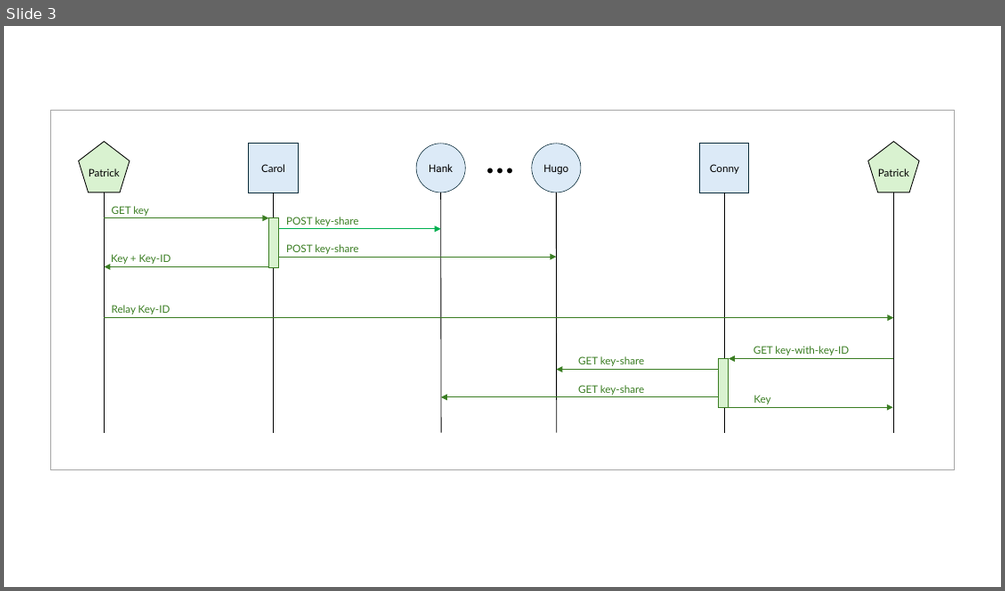
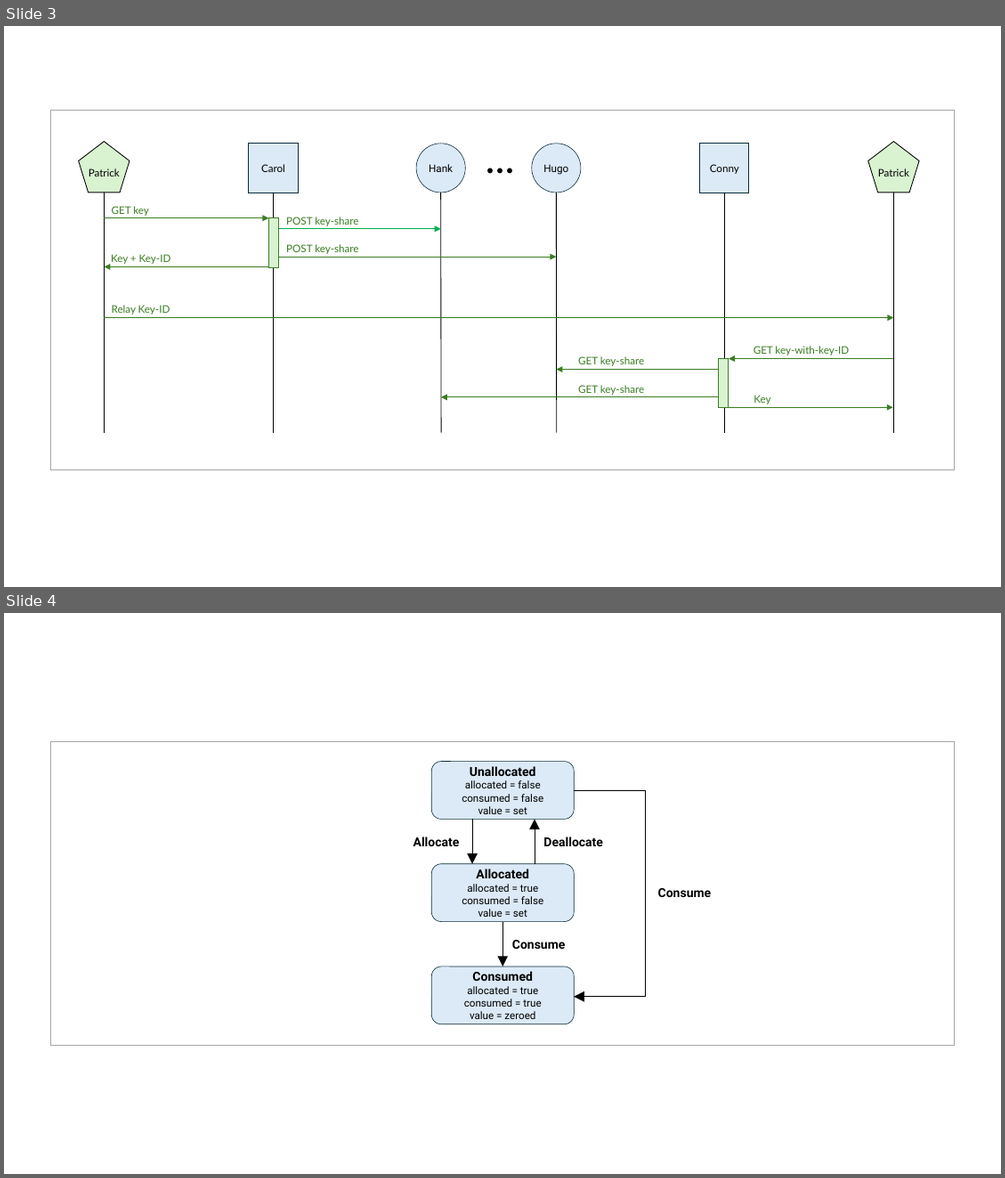
Before and after one commit to brunorijsman/dske-python, a slide deck: docs/figures/figures.pptx. Shown one above the other, each under a label of ours: slide 3 before the commit, slides 3 and 4 after it. The pictures are 1005x591 and 1005x1178 pixels, drawn with LibreOffice and Linux fonts; fonts in the diff are those of the drawing. Boxes give left, top, right and bottom in pixels: in the first picture for what was removed or moved away, otherwise in the second. Text is boxed around its words. In the diff, an @@ line names an element or a change of style, - is before the commit and + after.

```diff
--- a/docs/figures/figures.pptx
+++ b/docs/figures/figures.pptx
@@ slide 4 added at (4,613,1001,1174), background #FFFFFF @@
@@ rectangle added at (51,742,955,1046), outline #A6A6A6 0.75 pt @@
@@ rounded rectangle added at (432,761,574,819), fill #DCEAF7, outline #092A39 0.5 pt, 10 pt, text #000000 @@
+Unallocated
+allocated = false
+consumed = false
+value = set
@@ line added from (646, 790) to (574, 790), #000000 0.75 pt @@
@@ line added from (617, 790) to (574, 790), #000000 0.75 pt @@
@@ line added from (646, 790) to (646, 997), #000000 0.75 pt @@
@@ arrow added from (472, 819) to (472, 863), #000000 0.75 pt @@
@@ arrow added from (535, 863) to (535, 819), #000000 0.75 pt @@
@@ text added at (413,836,460,846), 12 pt, text #000000, bold @@
+Allocate
@@ text added at (543,836,603,846), 12 pt, text #000000, bold @@
+Deallocate
@@ rounded rectangle added at (432,863,574,921), fill #DCEAF7, outline #092A39 0.5 pt, 10 pt, text #000000 @@
+Allocated
+allocated = true
+consumed = false
+value = set
@@ text added at (658,888,712,897), 12 pt, text #000000, bold @@
+Consume
@@ arrow added from (502, 922) to (502, 966), #000000 0.75 pt @@
@@ text added at (512,940,566,949), 12 pt, text #000000, bold @@
+Consume
@@ rounded rectangle added at (432,966,574,1024), fill #DCEAF7, outline #092A39 0.5 pt, 10 pt, text #000000 @@
+Consumed
+allocated = true
+consumed = true
+value = zeroed
@@ arrow added from (646, 997) to (574, 997), #000000 0.75 pt @@
```
Also in this commit, not shown: 1 other slide added, 9 other files.
